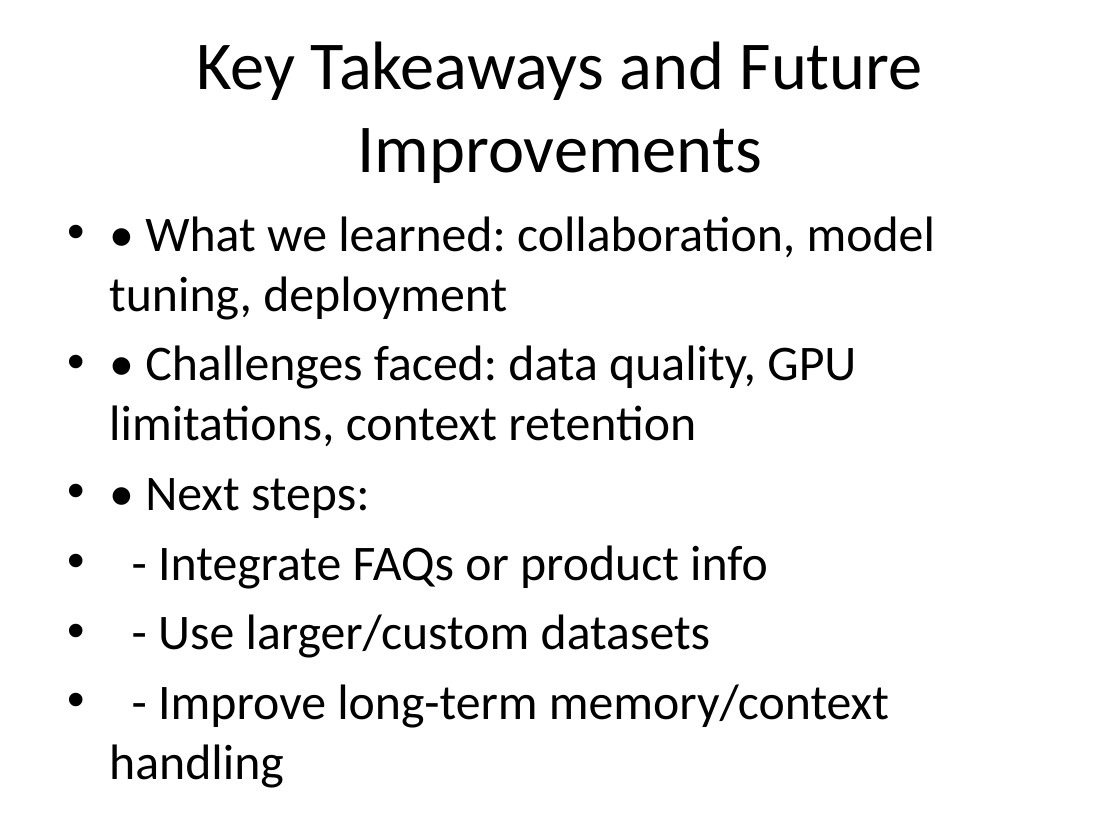
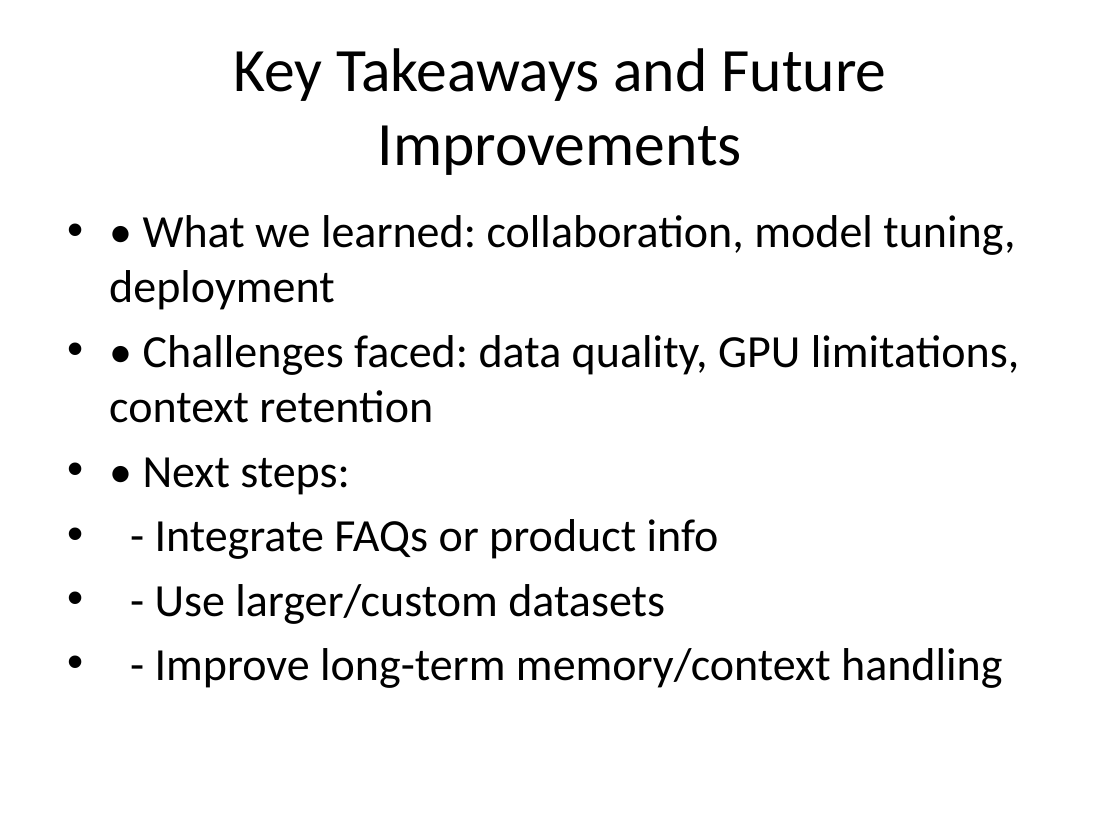
Before and after one commit to Hellenmwaniki/Codebyte---Capstone-Project-, a slide deck: slide 8 of none-technical-presentation/Brian_Chatbot_Presentation.pptx (slide 7 before the commit). Drawn at 1120x840 pixels with LibreOffice and Linux fonts; fonts in the diff are those of the drawing. Boxes give left, top, right and bottom in pixels: in the first picture for what was removed or moved away, otherwise in the second. Text is boxed around its words. In the diff, an @@ line names an element or a change of style, - is before the commit and + after.

```diff
--- a/none-technical-presentation/Brian_Chatbot_Presentation.pptx
+++ b/none-technical-presentation/Brian_Chatbot_Presentation.pptx
@@ title "Key Takeaways and Future Improvements" at box(233, 48, 887, 175): size 44 to 39.6 pt @@
@@ text "• What we learned: collaboration, ..." at box(109, 215, 1020, 688): size 32 to 29.6 pt @@
```
Also in this commit, not shown: 3 other slides changed, 1 slide added, 2 other files.
